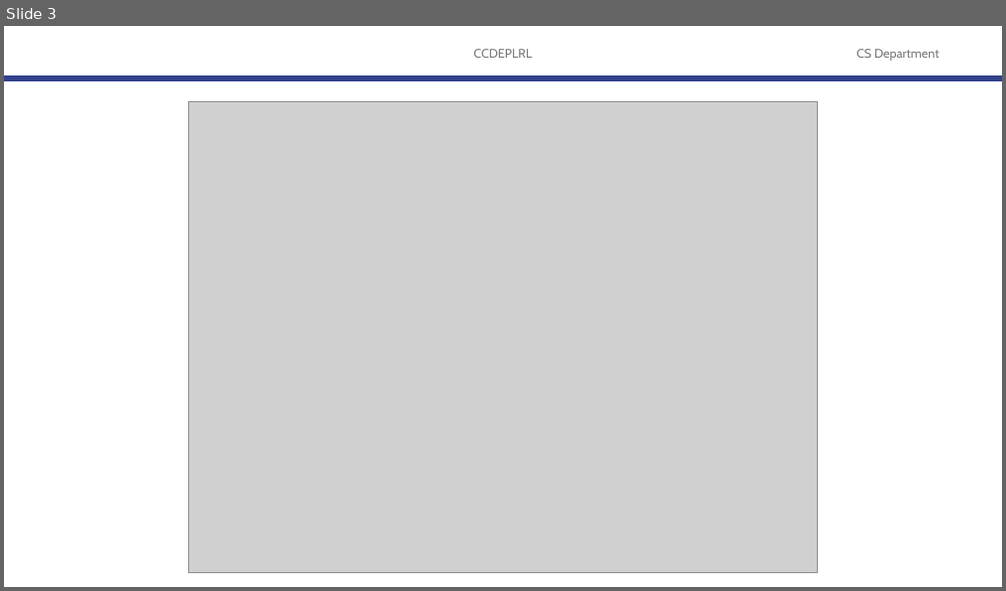
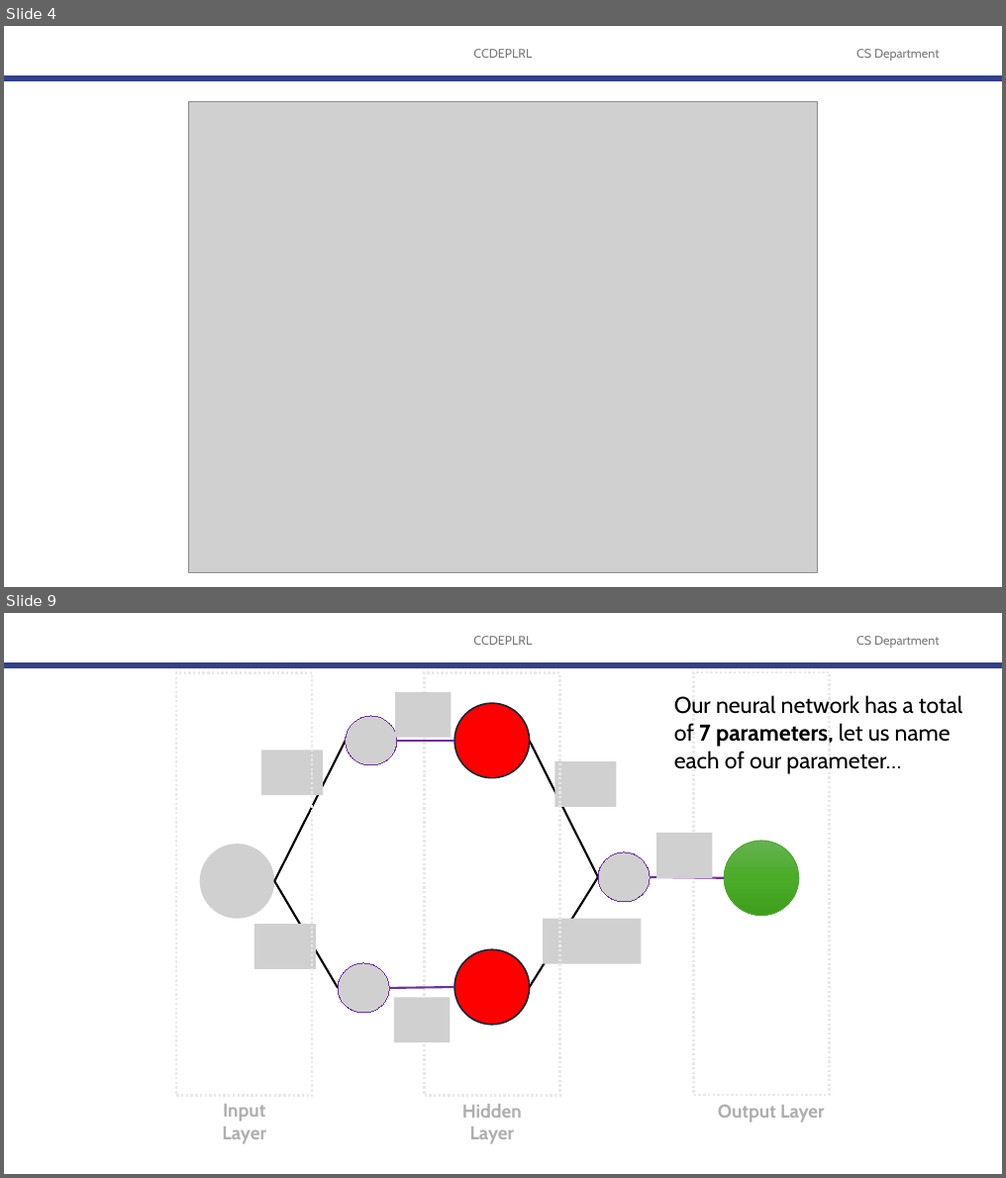
Before and after one commit to robitussin/CCDEPLRL, a slide deck: 2 - Training Neural Networks/Backpropagation/Backpropagation (new).pptx. Shown one above the other, each under a label of ours: slide 3 before the commit, slides 4 and 9 after it; the slides between them are not shown. The pictures are 1006x591 and 1006x1178 pixels, drawn with LibreOffice and Linux fonts; fonts in the diff are those of the drawing; grey boxes stand for pictures; background and template pictures are left out. Boxes give left, top, right and bottom in pixels: in the first picture for what was removed or moved away, otherwise in the second. Text is boxed around its words. In the diff, an @@ line names an element or a change of style, - is before the commit and + after.

```diff
--- a/2 - Training Neural Networks/Backpropagation/Backpropagation (new).pptx
+++ b/2 - Training Neural Networks/Backpropagation/Backpropagation (new).pptx
@@ slide 9 added at [4,613,1002,1174], background #FFFFFF; not listed: 3 template elements that a slide beside it also shows @@
@@ rectangle added at [176,672,312,1096], outline #E8E8E8 2.25 pt dashed @@
@@ picture added at [395,692,451,738] @@
@@ rectangle added at [424,672,559,1096], outline #E8E8E8 2.25 pt dashed @@
@@ text added at [674,695,962,774], 22 pt, text #000000 @@
+Our neural network has a total of 7 parameters, let us name each of our parameter…
@@ rectangle added at [693,672,829,1095], outline #E8E8E8 2.25 pt dashed @@
@@ picture added at [346,716,397,765] @@
@@ ellipse added at [454,703,530,778], fill #FF0000, outline #092A39 1.5 pt @@
@@ picture added at [261,750,323,796] @@
@@ line added from (274, 881) to (346, 741), #000000 2 pt @@
@@ line added from (397, 741) to (454, 741), #7030A0 2 pt @@
@@ line added from (530, 741) to (598, 877), #000000 2 pt @@
@@ picture added at [555,761,617,807] @@
@@ picture added at [199,844,274,919] @@
@@ picture added at [656,833,713,878] @@
@@ ellipse added at [724,841,799,916], fill gradient #66B354 to #4BAD28 to #409F1E, outline #4EA72E 1 pt @@
@@ line added from (530, 987) to (598, 877), #000000 2 pt @@
@@ picture added at [598,853,650,902] @@
@@ line added from (650, 877) to (724, 878), #7030A0 2 pt @@
@@ line added from (274, 881) to (338, 988), #000000 2 pt @@
@@ picture added at [254,925,316,970] @@
@@ picture added at [543,919,642,964] @@
@@ picture added at [338,963,389,1013] @@
@@ ellipse added at [454,950,530,1025], fill #FF0000, outline #092A39 1.5 pt @@
@@ line added from (389, 988) to (454, 987), #7030A0 2 pt @@
@@ picture added at [394,998,450,1044] @@
@@ text added at [222,1104,266,1145], 18 pt, text #AEAEAE, bold @@
+Input Layer
@@ text added at [462,1104,522,1145], 18 pt, text #AEAEAE, bold @@
+Hidden Layer
@@ text added at [718,1105,825,1123], 18 pt, text #AEAEAE, bold @@
+Output Layer
@@ what was slide 3 is now slide 4 @@
```
Also in this commit, not shown: 14 slides changed, 52 other slides added, 8 slides removed, 1 other file.
